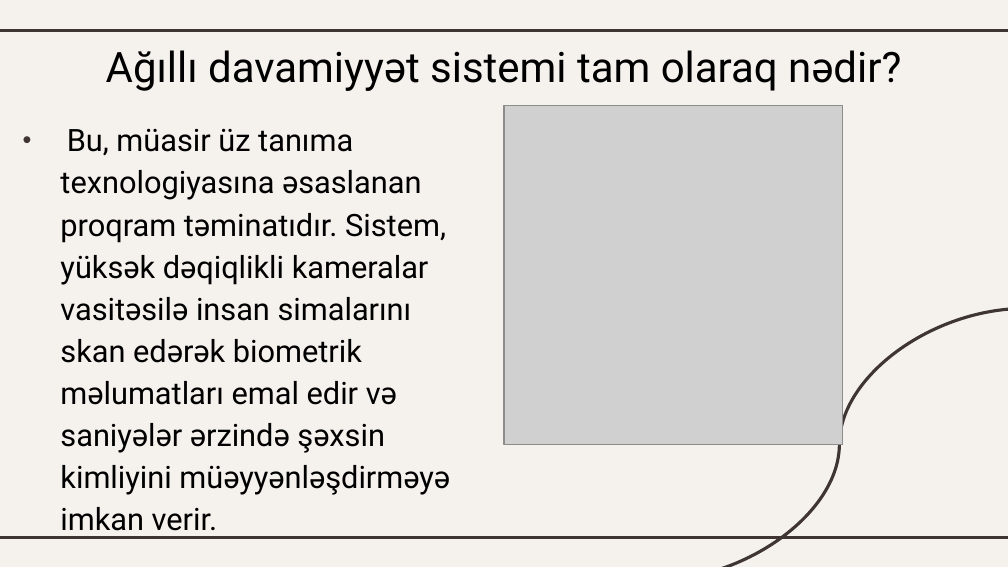
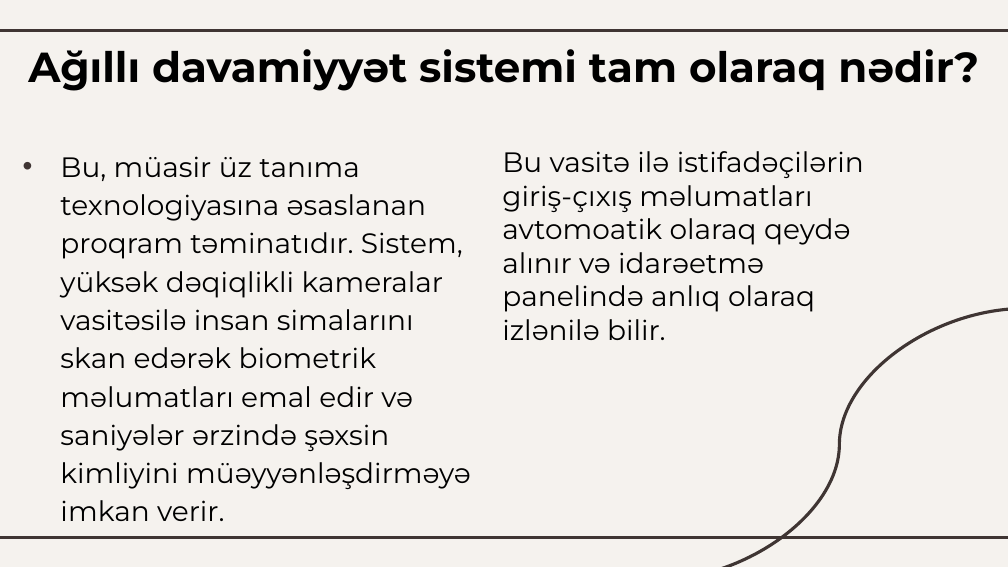
Before and after one commit to DarkinLordz/SmartAttendance, a slide deck: slide 2 of docs/SmartAttendance.pptx. Drawn at 1008x567 pixels with LibreOffice and Linux fonts; fonts in the diff are those of the drawing; grey boxes stand for pictures. Boxes give left, top, right and bottom in pixels: in the first picture for what was removed or moved away, otherwise in the second. Text is boxed around its words. In the diff, an @@ line names an element or a change of style, - is before the commit and + after.

```diff
--- a/docs/SmartAttendance.pptx
+++ b/docs/SmartAttendance.pptx
@@ title "Ağıllı davamiyyət sistemi tam olaraq ..." at <box>28,49,979,91</box>: font Roboto to Montserrat, bold on @@
@@ picture removed at <box>504,106,843,445</box> @@
@@ subtitle "Bu, müasir üz tanıma texnologiyasına ...": place and size @@
-subtitle "Bu, müasir üz tanıma texnologiyasına ..." at <box>60,128,450,539</box>
+subtitle "Bu, müasir üz tanıma texnologiyasına ..." at <box>60,156,471,521</box>
@@ subtitle "Bu, müasir üz tanıma texnologiyasına ..." at <box>60,156,471,521</box>: size 22 to 20 pt, font Roboto to Montserrat @@
@@ text added at <box>502,151,864,340</box>, 20 pt, text #000000 @@
+Bu vasitə ilə istifadəçilərin giriş-çıxış məlumatları avtomoatik olaraq qeydə alınır və idarəetmə panelində anlıq olaraq izlənilə bilir.
```
Also in this commit, not shown: 6 other slides changed, 1 other file.
